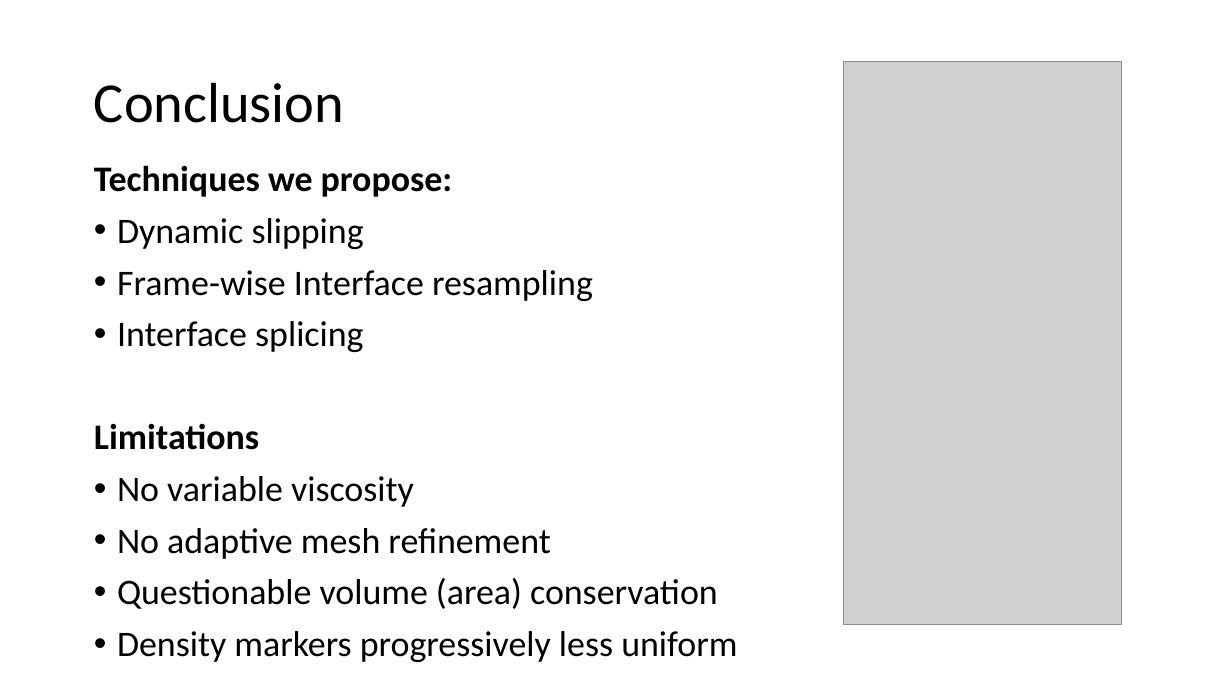
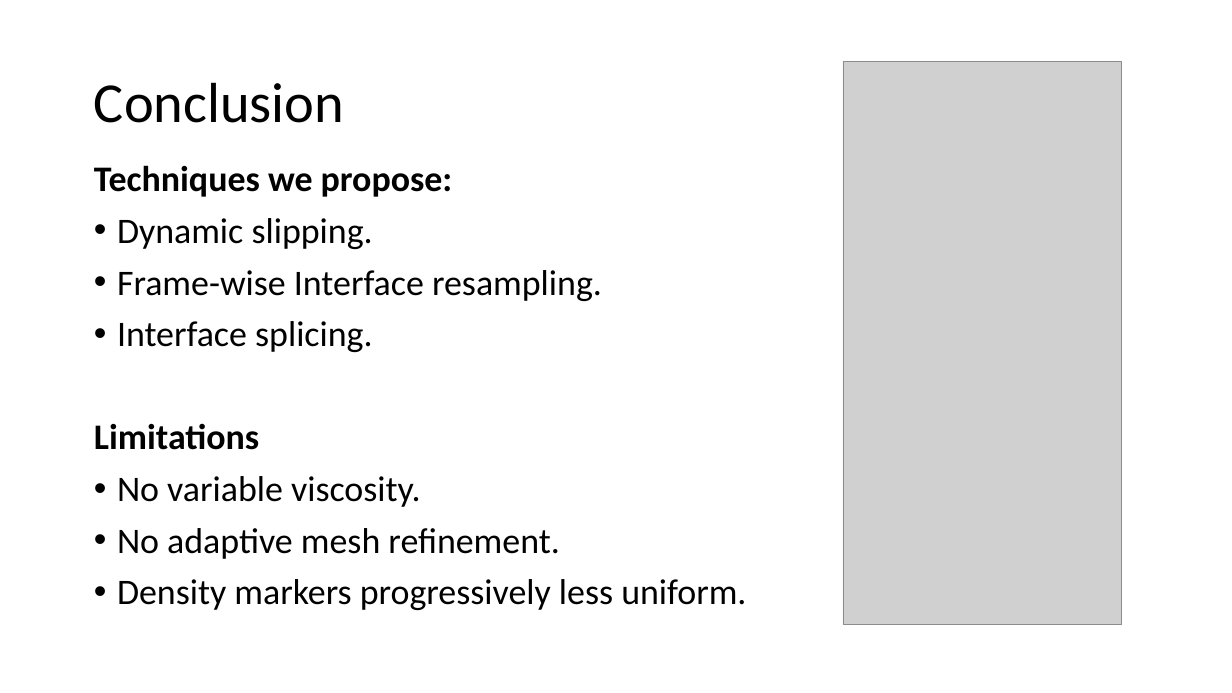
Before and after one commit to Daniel-Chin/droplet, a slide deck: slide 44 of APS_conf/slides.pptx (slide 43 before the commit). Drawn at 1232x693 pixels with LibreOffice and Linux fonts; fonts in the diff are those of the drawing; grey boxes stand for pictures. Boxes give left, top, right and bottom in pixels: in the first picture for what was removed or moved away, otherwise in the second. Text is boxed around its words. In the diff, an @@ line names an element or a change of style, - is before the commit and + after.

```diff
--- a/APS_conf/slides.pptx
+++ b/APS_conf/slides.pptx
@@ text at [117,218,602,352]: text changed @@
-• Dynamic slipping
-• Frame-wise Interface resampling
-• Interface splicing
+• Dynamic slipping.
+• Frame-wise Interface resampling.
+• Interface splicing.
@@ text at [117,476,746,610]: text changed @@
-• No variable viscosity
-• No adaptive mesh refinement
-• Questionable volume (area) conservation
-• Density markers progressively less uniform
+• No variable viscosity.
+• No adaptive mesh refinement.
+• Density markers progressively less uniform.
```
Also in this commit, not shown: 9 other slides changed, 4 slides added, 3 slides removed, 1 other file.
